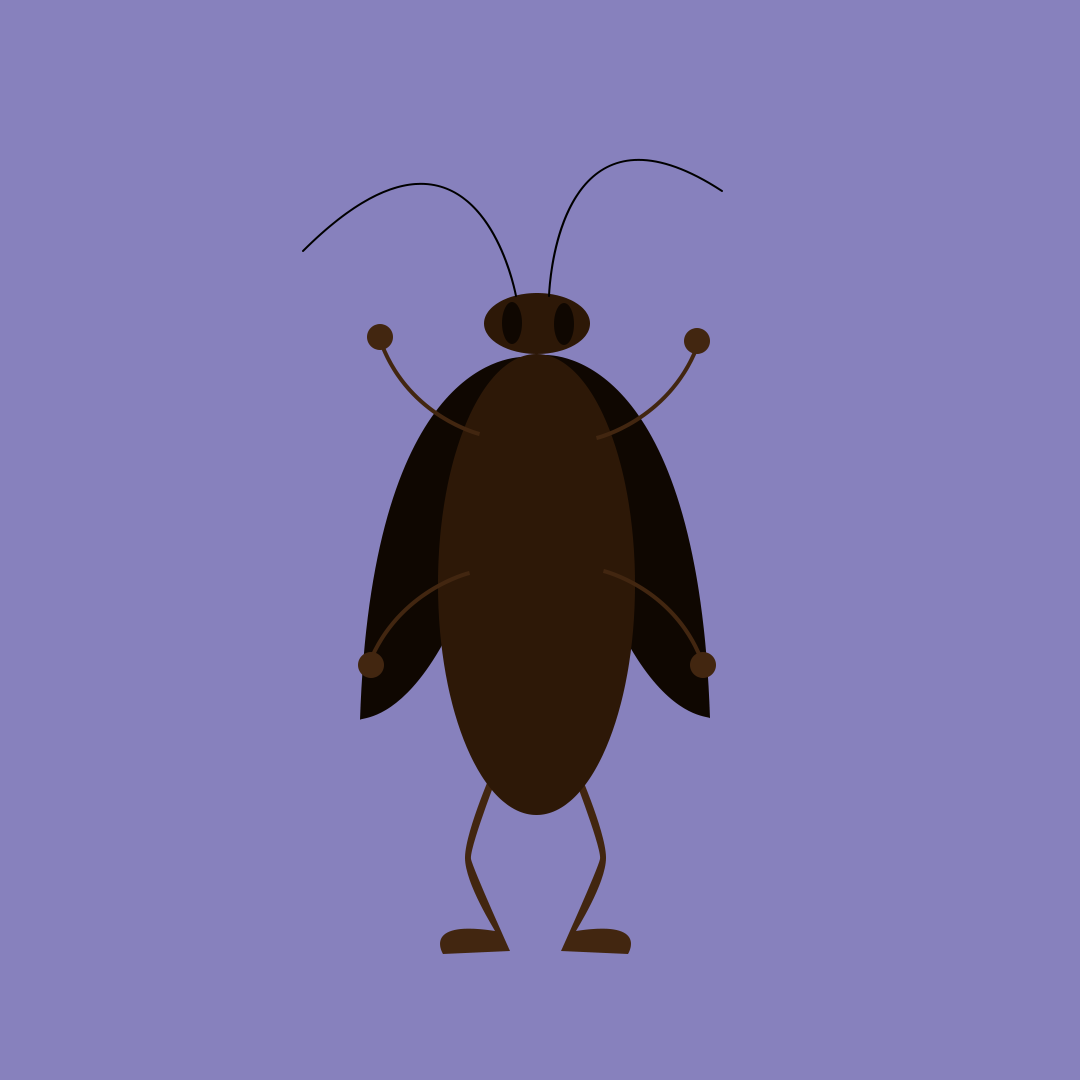
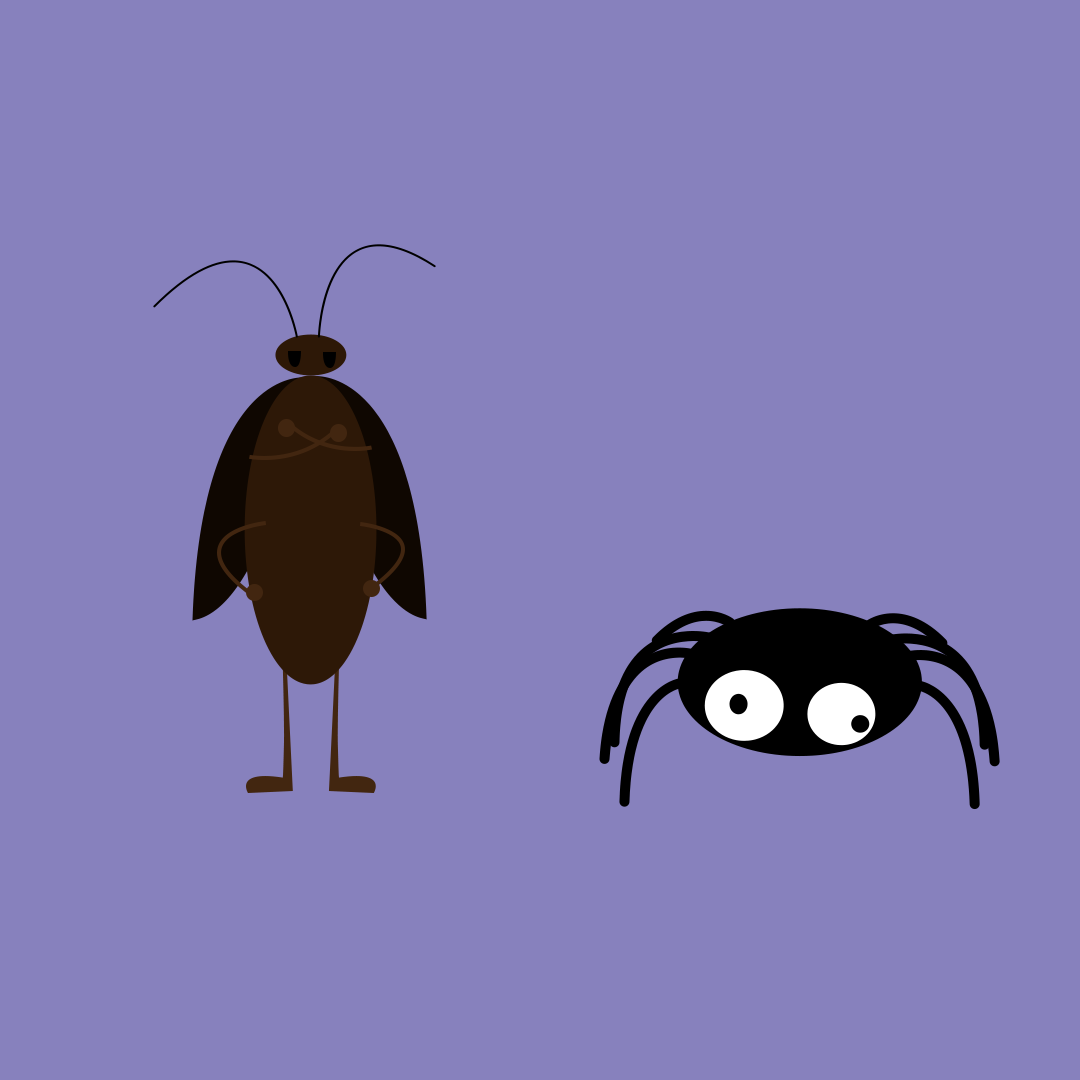
Two versions of the same layered image (1080 × 1080). Layer-by-layer changes:
added group "barata" with 38 layers above "baratinha1" over [153, 244, 436, 793]
added group "baratinha-_-" with 18 layers in group "barata" over [153, 244, 436, 793]
renamed "baratinha1" to "baratinha2", hid the group it (18 layers), moved it into group "barata" over [153, 158, 723, 954]
painted on "antena2" (2nd of 3, in "barata" › "baratinha2") over [317, 158, 723, 352]
painted on "antena1" (2nd of 3, in "barata" › "baratinha2") over [153, 182, 517, 352]
painted on "corpinho" (2nd of 3, in "barata" › "baratinha2") over [244, 354, 635, 815]
painted on "asa2" (2nd of 3, in "barata" › "baratinha2") over [314, 355, 710, 719]
painted on "asa1" (2nd of 3, in "barata" › "baratinha2") over [192, 356, 528, 720]
painted on "perna1" (2nd of 4, in "barata" › "baratinha2") over [326, 664, 631, 954]
painted on "perna1" (3rd of 4, in "barata" › "baratinha2") over [246, 664, 510, 954]
added group "aranha" with 28 layers above "Rectangle 1" over [599, 605, 1000, 810]
showed group "aranhilda1" (13 layers), moved it into group "aranha" over [192, 331, 1000, 810]
painted on "Ellipse 3" (2nd of 2, in "aranha" › "aranhilda1") over [556, 488, 876, 746]
painted on "Ellipse 4" (2nd of 2, in "aranha" › "aranhilda1") over [411, 509, 748, 715]
painted on "Ellipse 2" (2nd of 2, in "aranha" › "aranhilda1") over [340, 461, 784, 741]
painted on "Shape 4" (3rd of 4, in "aranha" › "aranhilda1") over [681, 347, 948, 648]
painted on "Shape 4" (4th of 4, in "aranha" › "aranhilda1") over [234, 342, 735, 646]
painted on "Shape 3" (4th of 4, in "aranha" › "aranhilda1") over [192, 484, 686, 807]
painted on "Shape 2" (4th of 4, in "aranha" › "aranhilda1") over [192, 419, 697, 764]
painted on "Shape 1" (4th of 4, in "aranha" › "aranhilda1") over [192, 384, 715, 748]
painted on "Ellipse 1" (2nd of 2, in "aranha" › "aranhilda1") over [283, 331, 922, 757]
…and 33 more changes (18 added, 15 painted)
